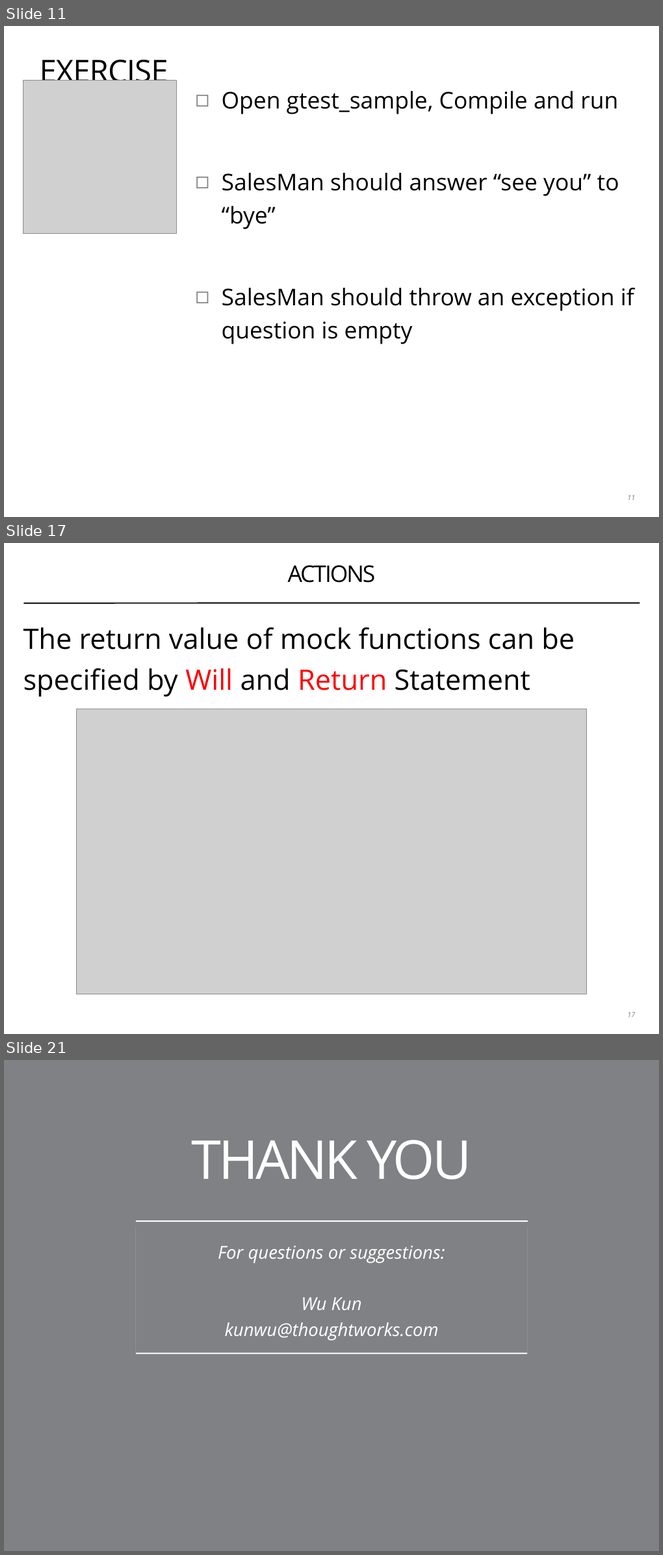
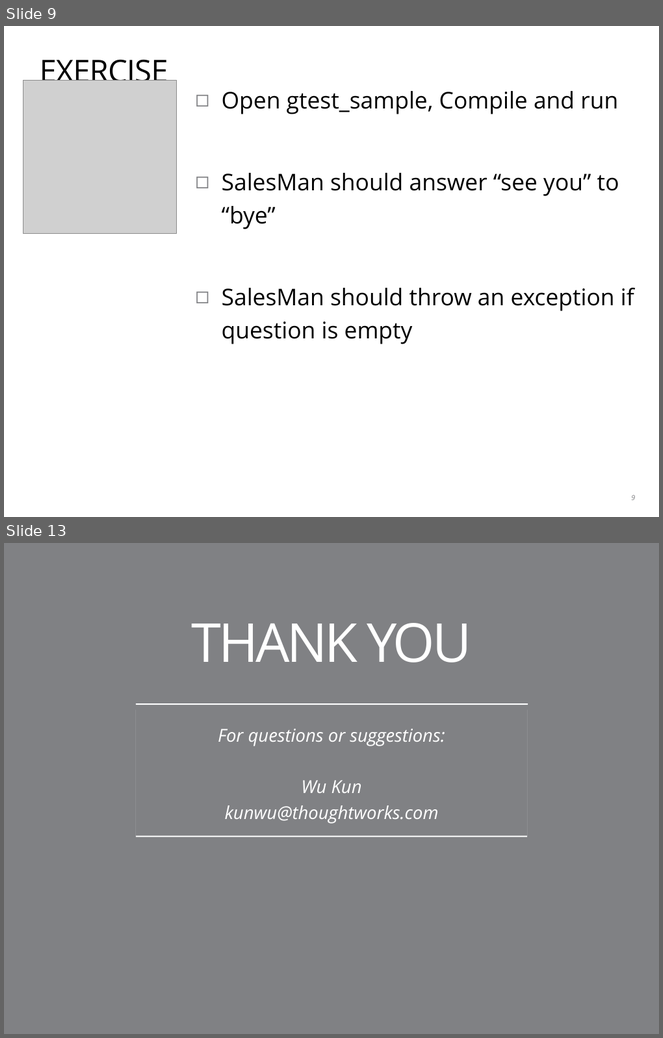
Before and after one commit to coney/cpp-unit-testing, a slide deck: .slides/01-introduction-to-gtest.pptx. Shown one above the other, each under a label of ours: slides 11, 17 and 21 before the commit, slides 9 and 13 after it; the slides between them are not shown. The pictures are 663x1555 and 663x1038 pixels, drawn with LibreOffice and Linux fonts; fonts in the diff are those of the drawing; grey boxes stand for pictures; background and template pictures are left out. Boxes give left, top, right and bottom in pixels: in the first picture for what was removed or moved away, otherwise in the second. Text is boxed around its words. In the diff, an @@ line names an element or a change of style, - is before the commit and + after.

```diff
--- a/.slides/01-introduction-to-gtest.pptx
+++ b/.slides/01-introduction-to-gtest.pptx
@@ slide 17 removed at box(4, 543, 659, 1034), background #FFFFFF @@
@@ title removed at box(288, 565, 376, 583) @@
-ACTIONS
@@ line removed from (24, 603) to (640, 603) @@
@@ text removed at box(24, 627, 575, 697) @@
-The return value of mock functions can be specified by Will and Return Statement
@@ picture removed at box(76, 709, 587, 995) @@
@@ page number removed at box(627, 1012, 635, 1017) @@
-17
@@ what was slide 11 is now slide 9 @@
@@ page number at box(631, 495, 635, 500): text changed @@
-11
+9
@@ what was slide 21 is now slide 13 @@
```
Also in this commit, not shown: 1 slide changed, 1 slide added, 8 other slides removed, 2 other files.
